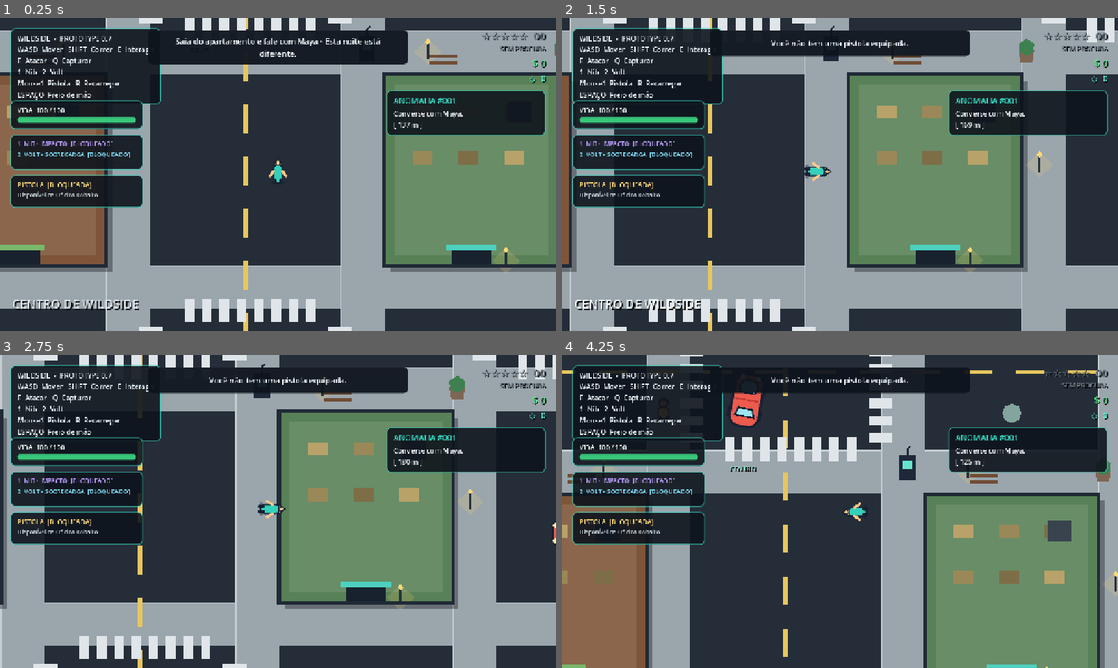
Above: before the commit, frames 1-4 (two rows, left to right).
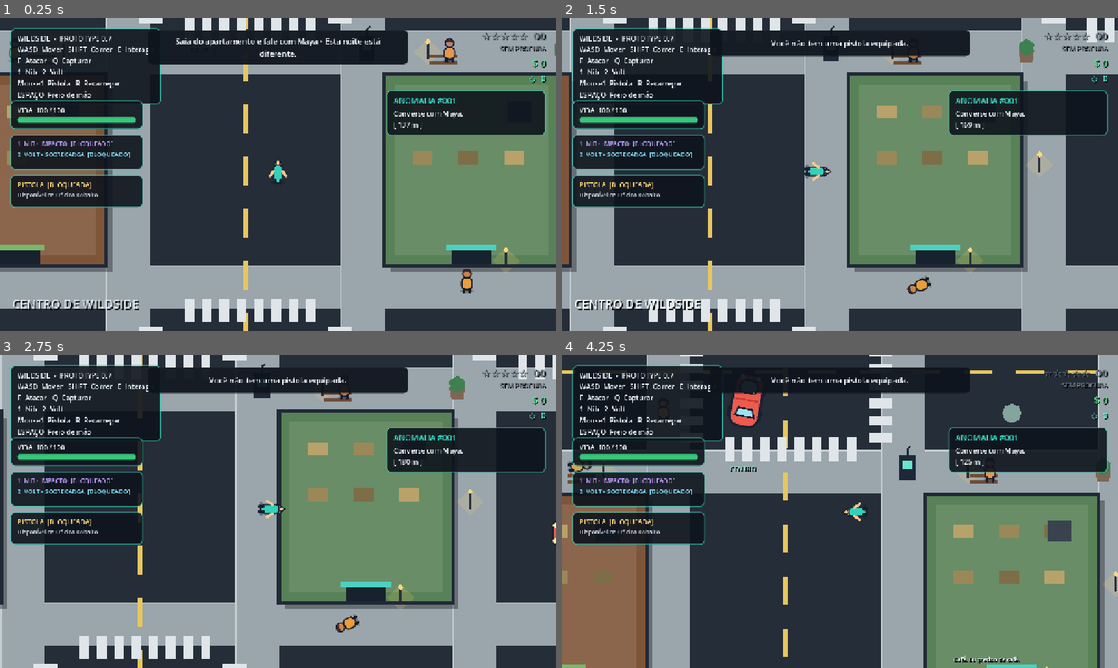
Above: after the commit, the same moments.

Repository: MiguelAlmeidaJ/Wildside
Game: Godot game, scene res://main.tscn
The game is run twice, just before and just after one commit, with the same random seed, the same clock (stepped at 60 frames per second) and the same inputs.
Inputs (mouse positions are in pixels of both pictures, inside the frame that each line leads up to):
- Up to frame 1 (0.25 s): no input
- Up to frame 2 (1.5 s): move the mouse to (962, 158) at 0.52 s; hold D (move_right) 0.53-1.28 s; hold F (attack) 0.53-1.28 s; click (962, 158) at 0.67 s; tap Shift (run) at 0.8, 1.35 s; move the mouse to (728, 190) at 1.27 s; hold Space (brake) from 1.28 s (still down)
- Up to frame 3 (2.75 s): tap F (attack) at 1.55 s; move the mouse to (333, 442) at 2.02 s; release Space (brake) at 2.03 s; hold D (move_right) from 2.03 s (still down); hold F (attack) from 2.03 s (still down); tap Shift (run) at 2.3 s
- Up to frame 4 (4.25 s): move the mouse to (812, 574) at 2.77 s; release D (move_right) at 2.78 s; release F (attack) at 2.78 s; hold W (move_up) 2.78-3.53 s; tap Q (capture) at 2.85 s; click (812, 574) at 2.92 s; tap F (attack) at 3.05 s; move the mouse to (1006, 558) at 3.52 s; hold A (move_left) from 3.53 s (still down); hold E (interact) from 3.53 s (still down); tap Shift (run) at 3.8 s

The runs differ from the first frame. In frame 1, 0.3% of the frame differs, in the area x 1-86%, y 6-88%; in frame 2, 0.2%; in frame 3, 0.2%; in frame 4, 0.3%.

Commit message:
Populate living city with traffic citizens and Anomaly 003 encounter

Diff:
--- a/main.tscn
+++ b/main.tscn
@@ -15,6 +15,9 @@
 [ext_resource type="PackedScene" path="res://scenes/world/workshop.tscn" id="13_workshop"]
 [ext_resource type="PackedScene" path="res://scenes/creatures/volt.tscn" id="14_volt"]
 [ext_resource type="PackedScene" path="res://scenes/world/raider.tscn" id="15_raider"]
+[ext_resource type="PackedScene" path="res://scenes/vehicles/traffic_car.tscn" id="16_traffic"]
+[ext_resource type="PackedScene" path="res://scenes/world/anomaly_node.tscn" id="17_anomaly"]
+[ext_resource type="PackedScene" path="res://scenes/creatures/murno.tscn" id="18_murno"]
 
 [node name="Game" type="Node2D"]
 script = ExtResource("1_main")
@@ -65,6 +68,96 @@
 position = Vector2(560, 1440)
 citizen_name = "Iara"
 dialogue = "Se você viu uma criatura estranha, não foi o primeiro. Só o primeiro a voltar falando."
+appearance_tint = Color(0.92, 0.98, 0.9, 1)
+ambient_lines = PackedStringArray("As luzes piscaram de novo.", "Eu não atravesso a mata à noite.")
+
+[node name="Jade" parent="World/Entities/NPCs" instance=ExtResource("6_npc")]
+position = Vector2(470, 230)
+citizen_name = "Jade"
+dialogue = "Eu cubro a cidade inteira e nunca vi a rede elétrica se comportar assim."
+mission_contact = "jade"
+can_wander = false
+appearance_tint = Color(0.9, 0.82, 1, 1)
+ambient_chatter = false
+
+[node name="Otto" parent="World/Entities/NPCs" instance=ExtResource("6_npc")]
+position = Vector2(1240, 685)
+citizen_name = "Otto"
+dialogue = "Cobalto conserta quase tudo. O que não conserta, a gente desmonta."
+can_wander = false
+appearance_tint = Color(0.82, 0.94, 1, 1)
+ambient_lines = PackedStringArray("Essa peça ainda presta.", "Bruno anda muito preocupado.")
+
+[node name="Vera" parent="World/Entities/NPCs" instance=ExtResource("6_npc")]
+position = Vector2(-1240, 585)
+citizen_name = "Vera"
+dialogue = "Moro aqui desde antes de chamarem isso de Wildside. A cidade sempre avisa quando algo ruim vem."
+appearance_tint = Color(1, 0.88, 0.82, 1)
+ambient_lines = PackedStringArray("Antes era mais quieto.", "Esses carros passam rápido demais.")
+
+[node name="Rico" parent="World/Entities/NPCs" instance=ExtResource("6_npc")]
+position = Vector2(-560, 1235)
+citizen_name = "Rico"
+dialogue = "Na Zona Sul, se as luzes apagam, você guarda o celular e continua andando."
+appearance_tint = Color(0.88, 1, 0.82, 1)
+ambient_lines = PackedStringArray("Hoje a rua está esquisita.", "Ouvi um estouro perto da subestação.")
+
+[node name="Lia" parent="World/Entities/NPCs" instance=ExtResource("6_npc")]
+position = Vector2(260, 1235)
+citizen_name = "Lia"
+dialogue = "Eu estudo as oscilações. Elas parecem responder à presença dos Wilds."
+can_wander = false
+appearance_tint = Color(0.85, 0.9, 1, 1)
+ambient_lines = PackedStringArray("A frequência subiu.", "Isso não parece uma queda comum.")
+
+[node name="Celso" parent="World/Entities/NPCs" instance=ExtResource("6_npc")]
+position = Vector2(610, -230)
+citizen_name = "Celso"
+dialogue = "O centro fecha tarde, mas depois dessas anomalias ninguém quer ficar até o último ônibus."
+appearance_tint = Color(1, 0.94, 0.78, 1)
+ambient_lines = PackedStringArray("Última entrega da noite.", "Queria estar em casa.")
+
+[node name="CitizenA" parent="World/Entities/NPCs" instance=ExtResource("6_npc")]
+position = Vector2(-530, 230)
+citizen_name = "Morador"
+dialogue = "Tem alguma coisa diferente no ar hoje."
+appearance_tint = Color(0.82, 0.9, 1, 1)
+ambient_lines = PackedStringArray("Você ouviu aquilo?", "O Centro está lotado hoje.", "Preciso pegar o ônibus.")
+
+[node name="CitizenB" parent="World/Entities/NPCs" instance=ExtResource("6_npc")]
+position = Vector2(-1460, 760)
+citizen_name = "Moradora"
+dialogue = "Só estou voltando para casa."
+appearance_tint = Color(1, 0.84, 0.88, 1)
+ambient_lines = PackedStringArray("O cachorro não para de latir.", "A rua ficou sem luz ontem.")
+
+[node name="CitizenC" parent="World/Entities/NPCs" instance=ExtResource("6_npc")]
+position = Vector2(510, 760)
+citizen_name = "Trabalhador"
+dialogue = "Turno da noite. Sempre sobra para alguém."
+appearance_tint = Color(0.92, 0.86, 0.72, 1)
+ambient_lines = PackedStringArray("Ainda faltam duas horas.", "Café. Eu preciso de café.")
+
+[node name="CitizenD" parent="World/Entities/NPCs" instance=ExtResource("6_npc")]
+position = Vector2(1460, 760)
+citizen_name = "Operário"
+dialogue = "Esses galpões estão dando problema desde o apagão."
+appearance_tint = Color(0.82, 0.88, 0.78, 1)
+ambient_lines = PackedStringArray("Máquina velha demais.", "Ouvi passos no galpão vazio.")
+
+[node name="CitizenE" parent="World/Entities/NPCs" instance=ExtResource("6_npc")]
+position = Vector2(-1510, 1215)
+citizen_name = "Morador"
+dialogue = "A Zona Sul nunca dorme."
+appearance_tint = Color(0.9, 0.8, 1, 1)
+ambient_lines = PackedStringArray("Essa música vem de onde?", "Vai chover ou é a rede elétrica?")
+
+[node name="CitizenF" parent="World/Entities/NPCs" instance=ExtResource("6_npc")]
+position = Vector2(1460, 1215)
+citizen_name = "Entregador"
+dialogue = "Tenho três pedidos e nenhuma vontade de passar perto da subestação."
+appearance_tint = Color(0.82, 1, 0.94, 1)
+ambient_lines = PackedStringArray("Endereço 42-B...", "Tomara que essa rua esteja aberta.")
 
 [node name="Police1" parent="World/Entities/NPCs" instance=ExtResource("9_police")]
 position = Vector2(950, 0)
@@ -87,6 +180,42 @@
 [node name="CarIndustrial" parent="World/Entities/Vehicles" instance=ExtResource("5_car")]
 position = Vector2(1010, 560)
 rotation = -1.5708
+
+[node name="TrafficA" parent="World/Entities/Vehicles" instance=ExtResource("16_traffic")]
+route_id = 0
+start_offset = 0
+cruise_speed = 155.0
+vehicle_tint = Color(0.78, 0.9, 1, 1)
+
+[node name="TrafficB" parent="World/Entities/Vehicles" instance=ExtResource("16_traffic")]
+route_id = 0
+start_offset = 4
+cruise_speed = 135.0
+vehicle_tint = Color(1, 0.78, 0.7, 1)
+
+[node name="TrafficC" parent="World/Entities/Vehicles" instance=ExtResource("16_traffic")]
+route_id = 1
+start_offset = 1
+cruise_speed = 145.0
+vehicle_tint = Color(0.82, 1, 0.8, 1)
+
+[node name="TrafficD" parent="World/Entities/Vehicles" instance=ExtResource("16_traffic")]
+route_id = 1
+start_offset = 5
+cruise_speed = 165.0
+vehicle_tint = Color(0.94, 0.82, 1, 1)
+
+[node name="TrafficE" parent="World/Entities/Vehicles" instance=ExtResource("16_traffic")]
+route_id = 2
+start_offset = 2
+cruise_speed = 130.0
+vehicle_tint = Color(1, 0.92, 0.68, 1)
+
+[node name="TrafficF" parent="World/Entities/Vehicles" instance=ExtResource("16_traffic")]
+route_id = 3
+start_offset = 4
+cruise_speed = 140.0
+vehicle_tint = Color(0.75, 0.92, 0.9, 1)
 
 [node name="Enemies" type="Node2D" parent="World/Entities"]
 
@@ -99,6 +228,33 @@
 attack_damage = 14.0
 reward = 45
 
+[node name="BlackoutRaider1" parent="World/Entities/Enemies" instance=ExtResource("15_raider")]
+position = Vector2(-650, 1360)
+active_after_anomaly_2 = false
+activation_stage = 16
+mission_key = "blackout"
+move_speed = 142.0
+reward = 25
+
+[node name="BlackoutRaider2" parent="World/Entities/Enemies" instance=ExtResource("15_raider")]
+position = Vector2(-430, 1440)
+active_after_anomaly_2 = false
+activation_stage = 16
+mission_key = "blackout"
+move_speed = 150.0
+attack_damage = 14.0
+reward = 25
+
+[node name="BlackoutRaider3" parent="World/Entities/Enemies" instance=ExtResource("15_raider")]
+position = Vector2(-560, 1570)
+active_after_anomaly_2 = false
+activation_stage = 16
+mission_key = "blackout"
+max_health = 85.0
+move_speed = 135.0
+attack_damage = 16.0
+reward = 35
+
 [node name="Creatures" type="Node2D" parent="World/Entities"]
 
 [node name="Nib" parent="World/Entities/Creatures" instance=ExtResource("8_nib")]
@@ -107,6 +263,9 @@
 [node name="Volt" parent="World/Entities/Creatures" instance=ExtResource("14_volt")]
 position = Vector2(1010, -600)
 
+[node name="Murno" parent="World/Entities/Creatures" instance=ExtResource("18_murno")]
+position = Vector2(0, 1450)
+
 [node name="Props" type="Node2D" parent="World"]
 
 [node name="Payphone" parent="World/Props" instance=ExtResource("7_phone")]
@@ -115,6 +274,9 @@
 [node name="Workshop" parent="World/Props" instance=ExtResource("13_workshop")]
 position = Vector2(1240, 620)
 
+[node name="BlackoutAnomaly" parent="World/Props" instance=ExtResource("17_anomaly")]
+position = Vector2(-520, 1235)
+
 [node name="WildernessZone" parent="World/Props" instance=ExtResource("10_zone")]
 
 [node name="Player" parent="." instance=ExtResource("4_player")]
Not shown: 1 places in main.tscn that only renumber resources
